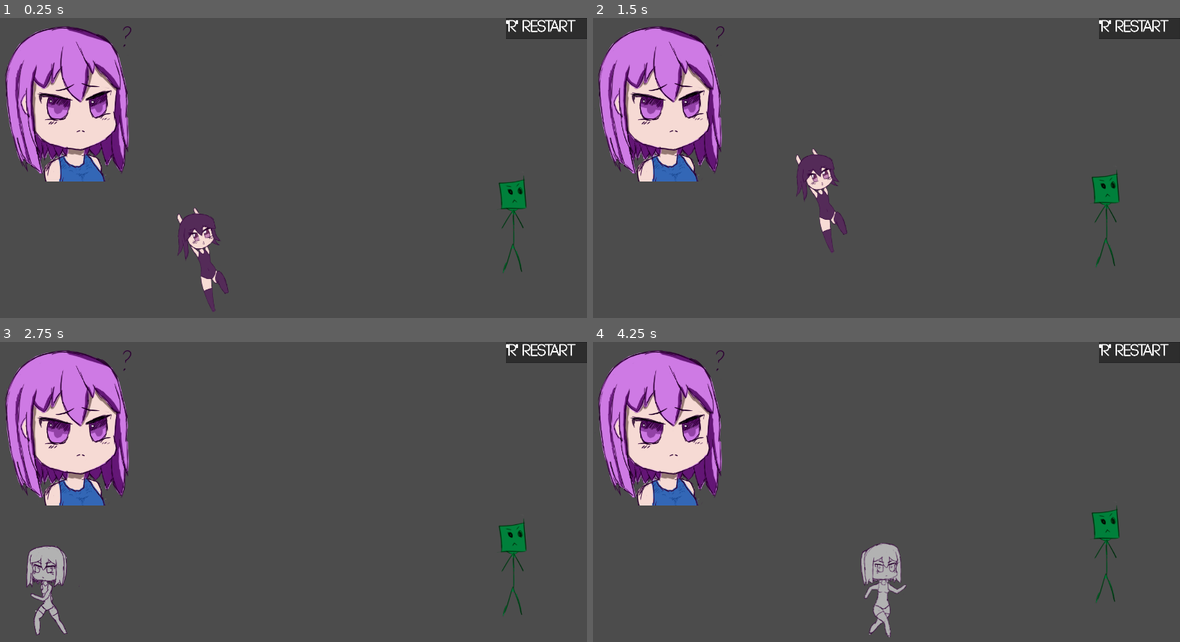
Above: before the commit, frames 1-4 (two rows, left to right).
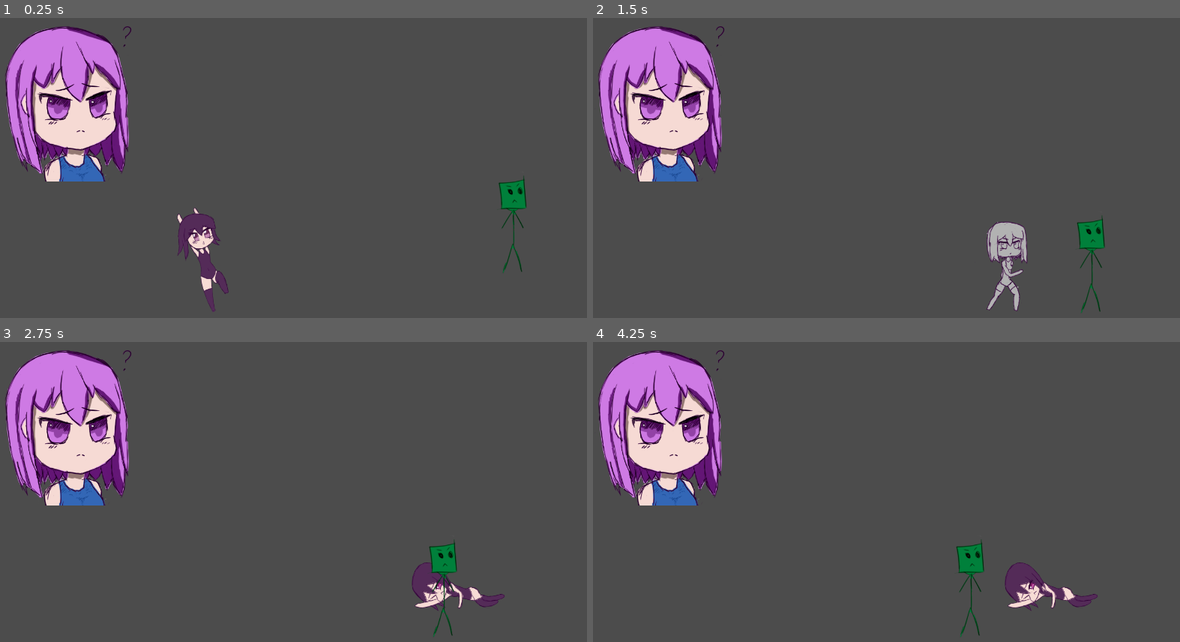
Above: after the commit, the same moments.

Repository: BeatMil/Mugi-again
Game: Godot game, scene res://scene/stage01.tscn
Two runs of this game, one before a commit and one after it. Both use one fixed random seed, a clock stepped at 60 frames per second and the inputs below.
Inputs:
- Up to frame 1 (0.25 s): no input
- Up to frame 2 (1.5 s): hold R 0.53-1.28 s; hold Right (ui_right) from 0.53 s (still down); tap Up (ui_up) at 0.77 s; tap R at 1.35 s
- Up to frame 3 (2.75 s): tap Up (ui_up) at 1.52 s; release Right (ui_right) at 2.03 s; hold Left (ui_left) from 2.03 s (still down); hold R from 2.03 s (still down)
- Up to frame 4 (4.25 s): release Left (ui_left) at 2.78 s; release R at 2.78 s; hold Right (ui_right) from 2.78 s (still down); tap R at 2.85 s; tap Up (ui_up) at 3.02, 3.77 s; hold R from 3.53 s (still down)

The runs differ from the first frame. In frame 1, 0.9% of the frame differs, in the area x 86-100%, y 0-7%; in frame 2, 4.3%; in frame 3, 4.1%; in frame 4, 4.3%, in the area x 45-100%, y 0-99%.
Error in both runs: Trying to assign value of type 'Nil' to a variable of type 'String'. (res://script/Player.gd:102)

Commit message:
from laptop with sfx and dead animation

Diff:
--- a/project.godot
+++ b/project.godot
@@ -23,6 +23,7 @@
 
 window/size/width=1366
 window/size/height=768
+window/size/always_on_top=true
 window/stretch/mode="2d"
 window/stretch/aspect="keep"
 
--- a/scene/stage01.tscn
+++ b/scene/stage01.tscn
@@ -1,32 +1,21 @@
-[gd_scene load_steps=11 format=2]
+[gd_scene load_steps=7 format=2]
 
-[ext_resource path="res://script/cheat.gd" type="Script" id=1]
-[ext_resource path="res://media/Player/MugiQT.png" type="Texture" id=2]
-[ext_resource path="res://prefab/Player.tscn" type="PackedScene" id=3]
-[ext_resource path="res://prefab/PaperMask.tscn" type="PackedScene" id=4]
-[ext_resource path="res://media/Sound/rabi ribi park original.ogg" type="AudioStream" id=5]
-[ext_resource path="res://script/AudioBlock.gd" type="Script" id=6]
-[ext_resource path="res://media/Font/CODE Light.otf" type="DynamicFontData" id=7]
+[ext_resource path="res://media/Player/MugiQT.png" type="Texture" id=1]
+[ext_resource path="res://prefab/Player.tscn" type="PackedScene" id=2]
+[ext_resource path="res://prefab/PaperMask.tscn" type="PackedScene" id=3]
+[ext_resource path="res://media/Sound/rabi ribi park original.ogg" type="AudioStream" id=4]
+[ext_resource path="res://script/AudioBlock.gd" type="Script" id=5]
 
 [sub_resource type="RectangleShape2D" id=1]
 extents = Vector2( 776.42, 10 )
 
-[sub_resource type="RectangleShape2D" id=2]
-extents = Vector2( 10.1402, 10 )
-
-[sub_resource type="DynamicFont" id=3]
-size = 35
-outline_size = 1
-font_data = ExtResource( 7 )
-
 [node name="stage01" type="Node2D"]
-script = ExtResource( 1 )
 
 [node name="MugiQT" type="Sprite" parent="."]
 position = Vector2( 188.736, 184.215 )
-texture = ExtResource( 2 )
+texture = ExtResource( 1 )
 
-[node name="Player" parent="." instance=ExtResource( 3 )]
+[node name="Player" parent="." instance=ExtResource( 2 )]
 position = Vector2( 487.014, 370.022 )
 
 [node name="Ground" type="StaticBody2D" parent="."]
@@ -36,100 +25,10 @@
 position = Vector2( 673.356, 682.351 )
 shape = SubResource( 1 )
 
-[node name="PaperMask" parent="." instance=ExtResource( 4 )]
+[node name="PaperMask" parent="." instance=ExtResource( 3 )]
 position = Vector2( 1181.38, 439.616 )
 
-[node name="Platform" type="Node2D" parent="."]
-editor/display_folded = true
-position = Vector2( 784, 256 )
-
-[node name="StaticBody2D" type="StaticBody2D" parent="Platform"]
-editor/display_folded = true
-position = Vector2( -106.644, 150 )
-__meta__ = {
-"_edit_group_": true
-}
-
-[node name="CollisionShape2D" type="CollisionShape2D" parent="Platform/StaticBody2D"]
-scale = Vector2( 3, 3 )
-shape = SubResource( 2 )
-
-[node name="StaticBody2D2" type="StaticBody2D" parent="Platform"]
-editor/display_folded = true
-position = Vector2( -44, 150 )
-__meta__ = {
-"_edit_group_": true
-}
-
-[node name="CollisionShape2D" type="CollisionShape2D" parent="Platform/StaticBody2D2"]
-scale = Vector2( 3, 3 )
-shape = SubResource( 2 )
-
-[node name="StaticBody2D3" type="StaticBody2D" parent="Platform"]
-editor/display_folded = true
-position = Vector2( 20, 150 )
-__meta__ = {
-"_edit_group_": true
-}
-
-[node name="CollisionShape2D" type="CollisionShape2D" parent="Platform/StaticBody2D3"]
-scale = Vector2( 3, 3 )
-shape = SubResource( 2 )
-
-[node name="StaticBody2D4" type="StaticBody2D" parent="Platform"]
-editor/display_folded = true
-position = Vector2( 84, 86.5765 )
-__meta__ = {
-"_edit_group_": true
-}
-
-[node name="CollisionShape2D" type="CollisionShape2D" parent="Platform/StaticBody2D4"]
-scale = Vector2( 3, 3 )
-shape = SubResource( 2 )
-
-[node name="StaticBody2D5" type="StaticBody2D" parent="Platform"]
-editor/display_folded = true
-position = Vector2( 144, 32 )
-__meta__ = {
-"_edit_group_": true
-}
-
-[node name="CollisionShape2D" type="CollisionShape2D" parent="Platform/StaticBody2D5"]
-scale = Vector2( 3, 3 )
-shape = SubResource( 2 )
-
-[node name="StaticBody2D6" type="StaticBody2D" parent="Platform"]
-editor/display_folded = true
-position = Vector2( 208, -32 )
-__meta__ = {
-"_edit_group_": true
-}
-
-[node name="CollisionShape2D" type="CollisionShape2D" parent="Platform/StaticBody2D6"]
-scale = Vector2( 3, 3 )
-shape = SubResource( 2 )
-
-[node name="StaticBody2D7" type="StaticBody2D" parent="Platform"]
-editor/display_folded = true
-position = Vector2( 272, -32 )
-__meta__ = {
-"_edit_group_": true
-}
-
-[node name="CollisionShape2D" type="CollisionShape2D" parent="Platform/StaticBody2D7"]
-scale = Vector2( 3, 3 )
-shape = SubResource( 2 )
-
 [node name="AudioBlock" type="AudioStreamPlayer" parent="."]
-stream = ExtResource( 5 )
-script = ExtResource( 6 )
-
-[node name="TextEdit" type="TextEdit" parent="."]
-margin_left = 1181.38
-margin_right = 1367.38
-margin_bottom = 48.0
-custom_fonts/font = SubResource( 3 )
-text = "\"R\" -restart"
-readonly = true
-context_menu_enabled = false
+stream = ExtResource( 4 )
+script = ExtResource( 5 )
 [connection signal="dead" from="Player" to="AudioBlock" method="_on_Player_dead"]
--- a/script/AudioBlock.gd
+++ b/script/AudioBlock.gd
@@ -1,6 +1,6 @@
 extends AudioStreamPlayer
 
-onready var player = get_node("../Player")
+#onready var player = get_node("../Player")
 onready var audio = get_node(".")
 func _ready():
 	audio.play()
